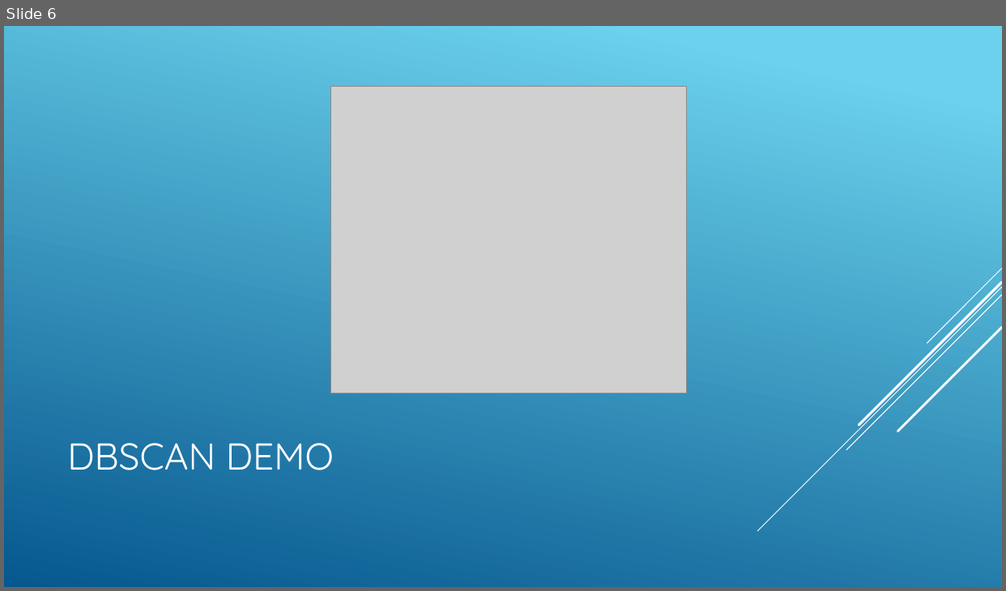
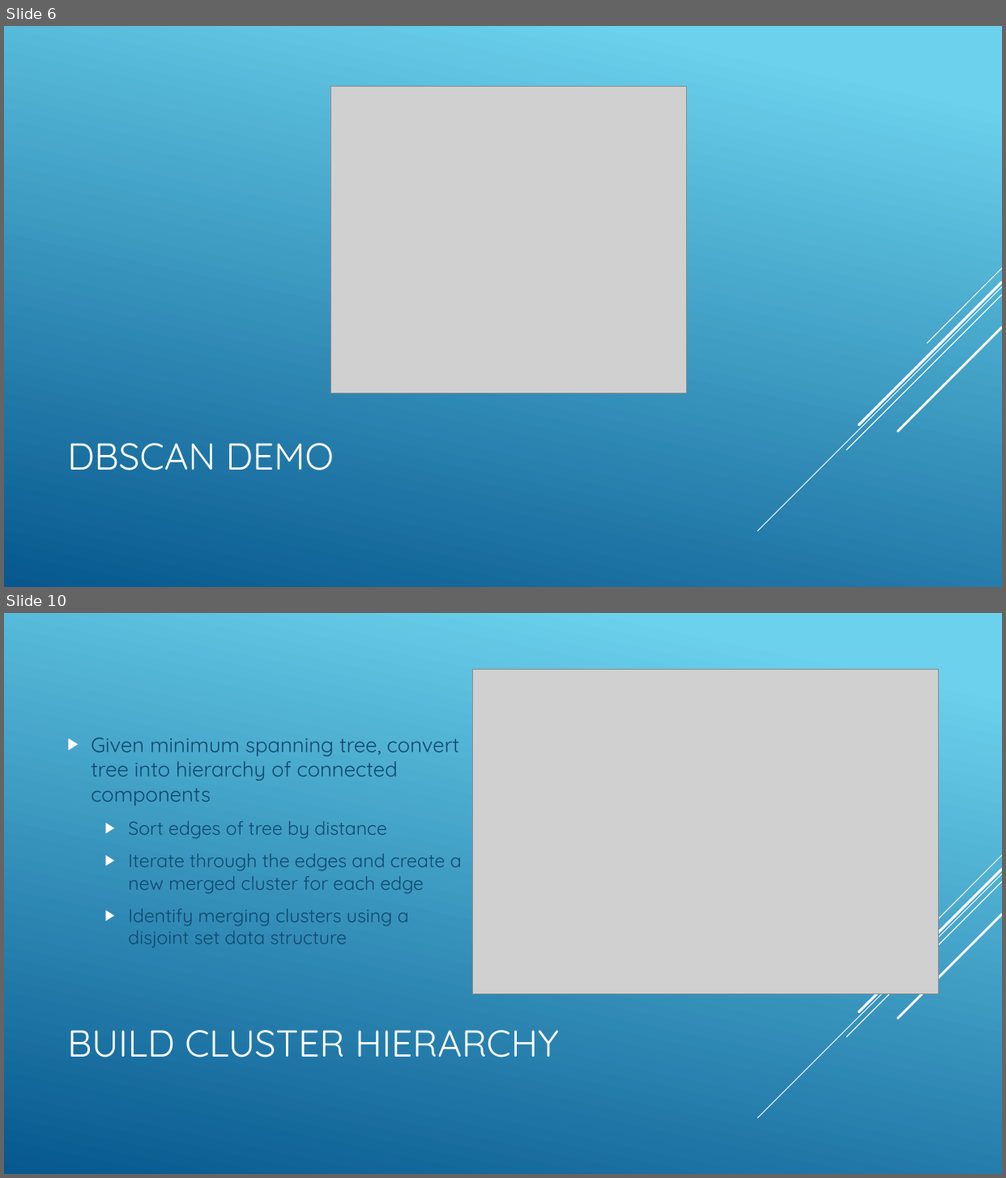
Before and after one commit to Vardominator/SorinLab, a slide deck: Talks/6_28_17/DensityBasedClustering.pptx. Shown one above the other, each under a label of ours: slide 6 before the commit, slides 6 and 10 after it; the slides between them are not shown. The pictures are 1006x591 and 1006x1178 pixels, drawn with LibreOffice and Linux fonts; fonts in the diff are those of the drawing; grey boxes stand for pictures. Boxes give left, top, right and bottom in pixels: in the first picture for what was removed or moved away, otherwise in the second. Text is boxed around its words. In the diff, an @@ line names an element or a change of style, - is before the commit and + after.

```diff
--- a/Talks/6_28_17/DensityBasedClustering.pptx
+++ b/Talks/6_28_17/DensityBasedClustering.pptx
@@ slide 10 added at [4, 613, 1002, 1174], background gradient #6ED2EB to #06588E; not listed: 5 template elements that a slide beside it also shows @@
@@ picture added at [473, 669, 938, 994] @@
@@ text added at [91, 738, 462, 948], 18 pt, text #0F496F @@
+▶ Given minimum spanning tree, convert tree into hierarchy of connected components
+  ▶ Sort edges of tree by distance
+  ▶ Iterate through the edges and create a new merged cluster for each edge
+  ▶ Identify merging clusters using a disjoint set data structure
@@ title added at [67, 1030, 559, 1058], 36 pt, text #FFFFFF @@
+BUILD CLUSTER HIERARCHY
```
Also in this commit, not shown: 5 other slides added, 2 other files.
